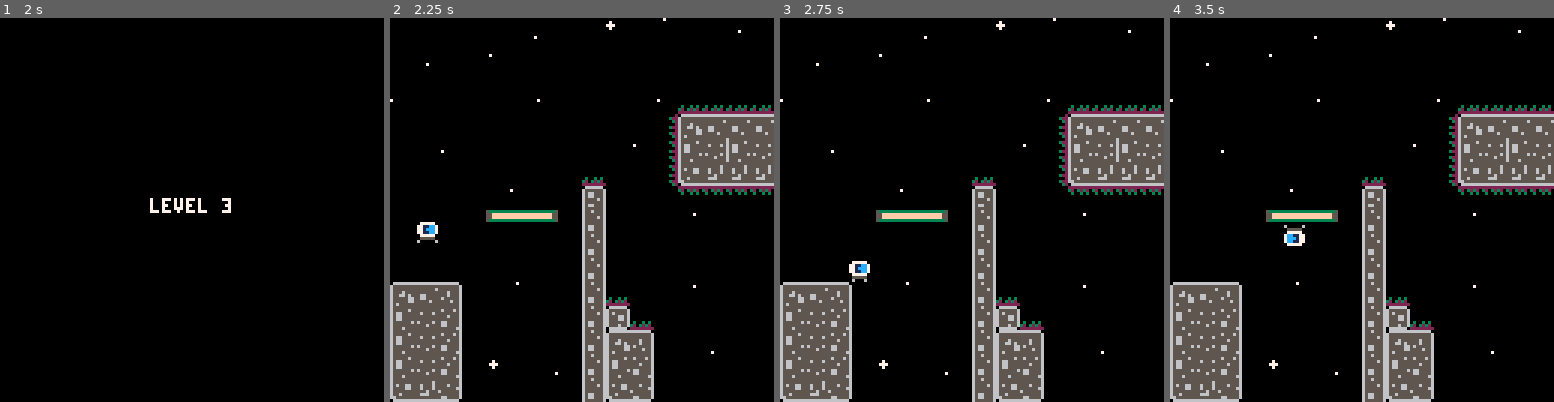
Above: before the commit, frames 1-4 (left to right).
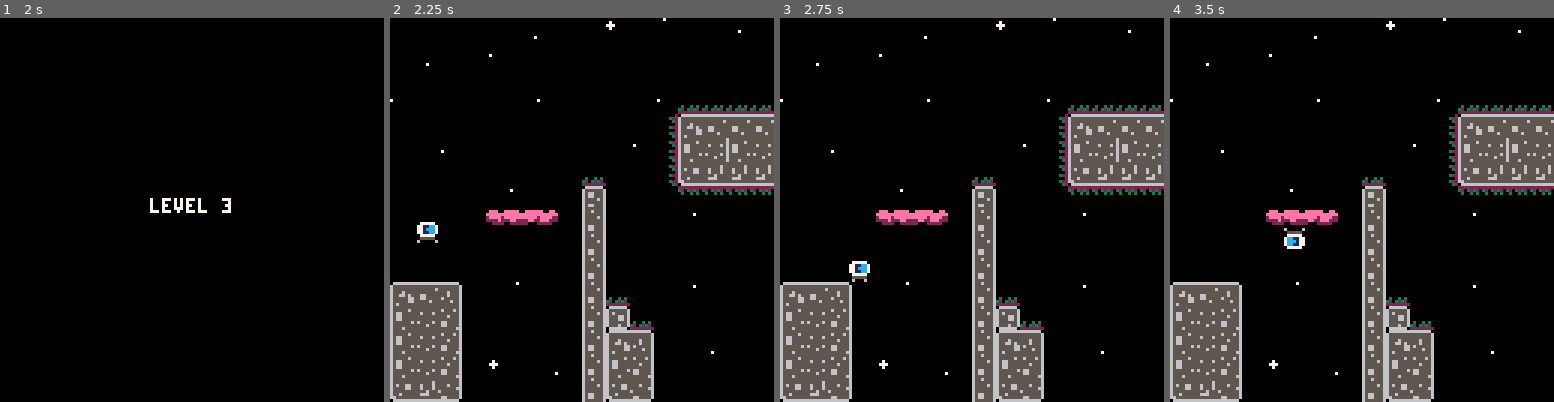
Above: after the commit, the same moments.

Repository: njal3001/astro
Game: PICO-8 cartridge gboy.p8
Same seed, same stepped clock (60 frames per second), same inputs: the game is played once before the commit and once after it.
Inputs:
- Up to frame 1 (2 s): tap X (X key) at 0.33, 1.07, 1.85 s; tap O (Z key) at 0.7, 1.7 s; hold Right from 1.6 s (still down)
- Up to frame 2 (2.25 s): release Right at 2.1 s; tap O (Z key) at 2.1 s
- Up to frame 3 (2.75 s): hold Right from 2.47 s (still down); tap O (Z key) at 2.5 s
- Up to frame 4 (3.5 s): tap O (Z key) at 2.9, 3.3 s; tap X (X key) at 2.97 s; release Right at 3.03 s; hold Left from 3.08 s (still down)

Frame 1 is identical in both runs. In frame 2, 0.7% of the frame differs, in the area x 25-44%, y 50-54%; in frame 3, 0.7%; in frame 4, 0.9%, in the area x 25-44%, y 50-61%.

Commit message:
Changed camera for moving platform
Still bad....

Diff:
--- a/gamestate.lua
+++ b/gamestate.lua
@@ -14,8 +14,13 @@
     return level_bottom() + 15
 end
 
-function update_camera(x)
-    camera(max(min(128 * 7, x - 56)), level_bottom() * 8)
+function set_camera_target(x)
+    camera_target_x = max(min(128 * 7, x - 56))
+end
+
+function snap_camera()
+    camera_x = camera_target_x
+    camera(camera_x, level_bottom() * 8)
 end
 
 function goto_level(index)
@@ -71,11 +76,9 @@
 
 
 function restart_level()
+    g_dir = 1
     camera_x = 0
-    camera_y = 0
     camera_target_x = 0
-    camera_target_y = 0
-    g_dir = 1
     objects = {}
 
     for i = 0, 127 do
--- a/main.lua
+++ b/main.lua
@@ -8,7 +8,7 @@
 end
 
 function _update()
-    if stat(7) != 30 then
+    if stat(7) != 30 and level_load == 0 then
         printh("frames dropped")
     end
 
@@ -29,7 +29,6 @@
         end
     else
         update_input()
-
         for obj in all(objects) do
             if obj.freeze > 0 then
                 obj.freeze -= 1
@@ -41,6 +40,9 @@
                 del(objects, obj)
             end
         end
+
+        camera_x = approach(camera_x, camera_target_x, 3)
+        camera(camera_x, level_bottom() * 8)
     end
 end
 
--- a/objects.lua
+++ b/objects.lua
@@ -124,8 +124,8 @@
     self:move_y(self.speed_y)
 
     self.destroyed =
-    (self.y > (level.height + level.y) * 8 + 24 and g_dir == 1) or
-    (self.y < level.y * 8 - 32 and g_dir == -1)
+    (self.y > level_top() * 8 + 24 and g_dir == 1) or
+    (self.y < level_bottom() * 8 - 32 and g_dir == -1)
    end
 end
 
@@ -142,7 +142,7 @@
 mover.state = 0
 mover.col_solid = false
 mover.hit_w = 24
-mover.hit_h = 4
+mover.hit_h = 5
 
 function mover:init()
     self.last = self.x
@@ -159,6 +159,7 @@
     states:
         0 - still
         1 - moving
+        2 - stopped
 ]]
 
 function mover:update()
@@ -167,8 +168,7 @@
         self:move_x(self.speed_x)
         if self.player then
             self.player:move_x(self.x - self.last)
-            printh(self.x - self.last)
-            update_camera(self.player.x)
+            self.player:update_camera()
         end
         self.last = self.x
     end
@@ -176,6 +176,17 @@
 
 function mover:draw()
     spr(self.spr, self.x, self.y, 3, 1)
+end
+
+stopper = new_type(63)
+
+function stopper:update()
+    for o in all(objects) do
+        if o.base == mover and o.state != 2 and self:overlaps(o, 15, 0) then
+            o.state = 2
+            o.speed_x = 0
+        end
+    end
 end
 
 checkpoint = new_type(61)
--- a/player.lua
+++ b/player.lua
@@ -107,8 +107,17 @@
     level_load = 30
 end
 
+function player:update_camera()
+    if self.mover then
+        set_camera_target(self.mover.x + self.mover_land_x)
+    else
+        set_camera_target(self.x)
+    end
+end
+
 function player:init()
-    update_camera(self.x)
+    set_camera_target(self.x)
+    snap_camera()
 end
 
 --[[
@@ -223,10 +232,11 @@
             return
         elseif o.base == mover then
             -- mover
-            if self:overlaps(o, 0, g_dir) then
-                if self.speed_y == 0 then
+            if o.state != 2 and self:overlaps(o, 0, g_dir) then
+                if self.speed_y == 0 and self.mover != o then
                     o.state = 1
                     self.mover = o
+                    self.mover_land_x = self.x - self.mover.x
                     o.player = self
                 end
             elseif self.mover == o then
@@ -260,7 +270,7 @@
     self.was_on_ground = on_ground
 
     -- camera
-    update_camera(self.x)
+    self:update_camera()
 
     -- animation
     if not on_ground and self.state != 1 then
Not shown, changed: 35 lines of the sprite sheet (__gfx__) section of gboy.p8
Not shown, changed: the music (__music__) section of gboy.p8
Not shown, changed: the sound effects (__sfx__) section of gboy.p8
